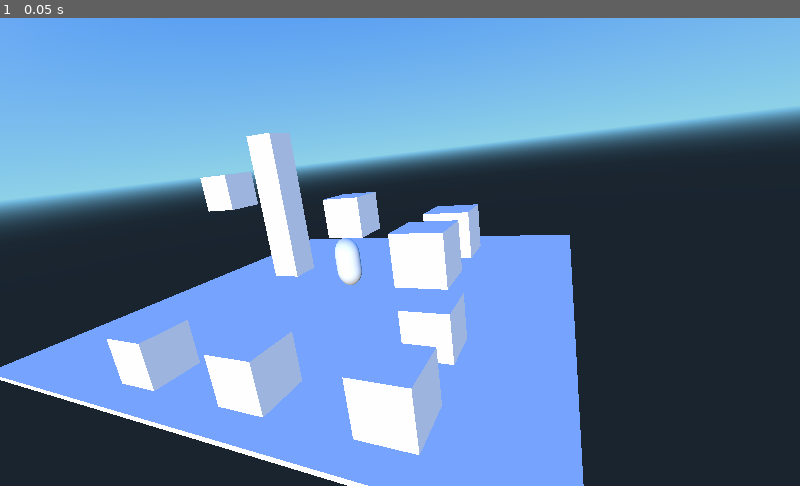
Above: before the commit, frame 1.
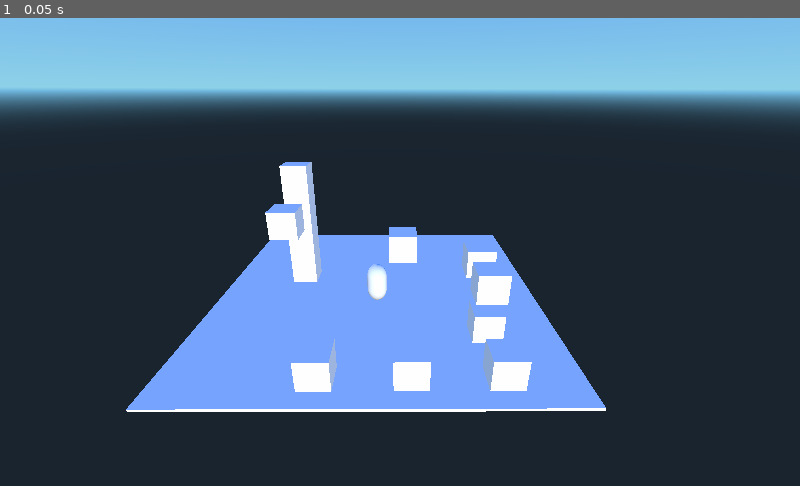
Above: after the commit, the same moment.

Repository: YakandaStudios/Cubio
Game: Godot game, scene res://Cubio_GameKef.tscn
Two runs of this game, one before a commit and one after it. Both use one fixed random seed, a clock stepped at 60 frames per second and the inputs below.
Inputs:
- Up to frame 1 (0.05 s): no input

The runs differ from the first frame. In frame 1, 45% of the frame differs, in the area x 0-100%, y 0-100%.

Commit message:
FSM, and structure of code of Behaviour

Diff:
--- a/Cubio_GameKef.tscn
+++ b/Cubio_GameKef.tscn
@@ -1,4 +1,6 @@
-[gd_scene load_steps=7 format=2]
+[gd_scene load_steps=8 format=2]
+
+[ext_resource path="res://Player/player.gd" type="Script" id=1]
 
 [sub_resource type="BoxShape" id=1]
 
@@ -389,13 +391,17 @@
 [node name="KinematicBody" type="KinematicBody" parent="."]
 
 editor/display_folded = true
-transform = Transform( 1.5, 0, 0, 0, -6.55671e-08, -2, 0, 1.5, -8.74228e-08, 0, 3.42604, 0 )
+transform = Transform( 1.5, 0, 0, 0, -6.55671e-08, -2, 0, 1.5, -8.74228e-08, -3.31081, 3.42604, 0 )
 input_ray_pickable = true
 input_capture_on_drag = false
 collision_layer = 1
 collision_mask = 1
 collision/safe_margin = 0.001
+script = ExtResource( 1 )
 _sections_unfolded = [ "Transform", "Visibility" ]
+speed = 0.2
+gravity = -2
+jump_speed = 0.5
 
 [node name="CollisionShape" type="CollisionShape" parent="KinematicBody"]
 
@@ -420,7 +426,7 @@
 
 [node name="Camera" type="Camera" parent="."]
 
-transform = Transform( 0.391709, 0.280036, -0.876438, -0.114265, 0.959989, 0.255664, 0.912966, 2.15747e-08, 0.408035, -36.7717, 15.3766, 24.2058 )
+transform = Transform( -0.00575293, 0.403763, -0.914846, 0.00253898, 0.914863, 0.403755, 0.99998, 0, -0.00628829, -53.3999, 30.5953, 3.18795 )
 projection = 0
 fov = 65.0
 near = 0.1
@@ -432,6 +438,7 @@
 h_offset = 0.0
 v_offset = 0.0
 doppler/tracking = 0
+_sections_unfolded = [ "Transform" ]
 
 [node name="DirectionalLight" type="DirectionalLight" parent="."]
 
--- /dev/null
+++ b/DoubleJumpState.gd
@@ -0,0 +1,10 @@
+extends "StateBase.gd"
+
+func _init():
+	pass
+
+func _process(delta):
+	pass
+
+func exit():
+	pass
--- /dev/null
+++ b/IdleState.gd
@@ -0,0 +1,10 @@
+extends "StateBase.gd"
+
+func _init():
+	pass
+
+func _process(delta):
+	pass
+
+func exit():
+	pass
--- /dev/null
+++ b/JumpState.gd
@@ -0,0 +1,10 @@
+extends "StateBase.gd"
+
+func _init():
+	pass
+
+func _process(delta):
+	pass
+
+func exit():
+	pass
--- /dev/null
+++ b/MovingState.gd
@@ -0,0 +1,10 @@
+extends "StateBase.gd"
+
+func _init():
+	pass
+
+func _process(delta):
+	pass
+
+func exit():
+	pass
--- /dev/null
+++ b/Player/player.gd
@@ -0,0 +1,77 @@
+#Copyright (c) 2017 Yakanda Studios | Mantra: Going to next level
+
+#Permission is hereby granted, free of charge, to any person obtaining a copy
+#of this software and associated documentation files (the "Software"), to deal
+#in the Software without restriction, including without limitation the rights
+#to use, copy, modify, merge, publish, distribute, sublicense, and/or sell
+#copies of the Software, and to permit persons to whom the Software is
+#furnished to do so, subject to the following conditions:
+#
+#The above copyright notice and this permission notice shall be included in all
+#copies or substantial portions of the Software.
+#
+#THE SOFTWARE IS PROVIDED "AS IS", WITHOUT WARRANTY OF ANY KIND, EXPRESS OR
+#IMPLIED, INCLUDING BUT NOT LIMITED TO THE WARRANTIES OF MERCHANTABILITY,
+#FITNESS FOR A PARTICULAR PURPOSE AND NONINFRINGEMENT. IN NO EVENT SHALL THE
+#AUTHORS OR COPYRIGHT HOLDERS BE LIABLE FOR ANY CLAIM, DAMAGES OR OTHER
+#LIABILITY, WHETHER IN AN ACTION OF CONTRACT, TORT OR OTHERWISE, ARISING FROM,
+#OUT OF OR IN CONNECTION WITH THE SOFTWARE OR THE USE OR OTHER DEALINGS IN THE
+#SOFTWARE.
+extends KinematicBody
+
+export(float) var speed = 0.2
+export(float) var gravity = -2
+export(float) var jump_speed = 0.5
+var dir = Vector3()
+
+func _ready():
+	set_process(true)
+
+#Set free the character object and pause the game
+func die():
+	queue_free()
+	get_tree().set_pause(true)
+
+func move_front():
+	#dir.z = horizontal_speed
+	#	move(dir)
+	pass
+
+func move_back():
+		#dir.z = horizontal_speed
+	#	move(dir)
+	pass
+
+func turn_right():
+		#dir.z = horizontal_speed
+	#	move(dir)
+	pass
+
+func turn_left():
+		#dir.z = horizontal_speed
+	#	move(dir)
+	pass
+
+func jump():
+		#dir.z = horizontal_speed
+	#	move(dir)
+	pass
+
+#It has the functionality about the gravitiy and movement of the character
+func _process(delta):
+#	dir.y += delta*gravity
+
+	if Input.is_action_just_pressed("ui_up"):
+		move_front()
+
+	if Input.is_action_just_pressed("ui_down"):
+		move_back()
+
+	if Input.is_action_just_pressed("ui_right"):
+		turn_right()
+
+	if Input.is_action_just_pressed("ui_left"):
+		turn_left()
+
+	if Input.is_action_just_pressed("ui_jump"):
+		jump()
--- /dev/null
+++ b/StateBase.gd
@@ -0,0 +1,18 @@
+extends Node
+
+func _init():
+	pass
+
+func _process(delta):
+	pass
+
+func handleInput(player, input) {
+    if (input == RELEASE_DOWN)
+    {
+      // Change to standing state...
+      heroine.setGraphics(IMAGE_STAND);
+    }
+  }
+
+func exit():
+	pass
--- /dev/null
+++ b/StateMachine.gd
@@ -0,0 +1,27 @@
+extends Node
+
+enum state_{
+	STATE_STANDING,
+	STATE_JUMPING,
+	STATE_DOUBLEJUMP,
+	STATE_TURNING,
+	STATE_MOVING,
+}
+
+#handleStates
+export(NodePath) var character_target = null
+
+func _process(delta):
+	if(state_)
+
+pass
+
+func handleInput(Input input)
+{
+  HeroineState* state = state_->handleInput(*this, input);
+  if (state != NULL)
+  {
+    delete state_;
+    state_ = state;
+  }
+}
--- /dev/null
+++ b/TurningState.gd
@@ -0,0 +1,10 @@
+extends "StateBase.gd"
+
+func _init():
+	pass
+
+func _process(delta):
+	pass
+
+func exit():
+	pass
--- a/main.gd
+++ b/main.gd
@@ -4,10 +4,8 @@
 	STATE_STANDING,
 	STATE_JUMPING,
 	STATE_DOUBLEJUMP,
-	STATE_TURNLEFT,
-	STATE_TURNRIGHT,
-	STATE_MOVEFRONT,
-	STATE_MOVEBACK,
+	STATE_TURNING,
+	STATE_MOVING,
 }
 #state.STATE_STANDING
 
--- a/project.godot
+++ b/project.godot
@@ -14,6 +14,11 @@
 run/main_scene="res://Cubio_GameKef.tscn"
 config/icon="res://icon.png"
 
+[input]
+
+ui_jump=[ Object(InputEventKey,"resource_local_to_scene":false,"resource_name":"","device":0,"alt":false,"shift":false,"control":false,"meta":false,"command":false,"pressed":false,"scancode":32,"unicode":0,"echo":false,"script":null)
+ ]
+
 [rendering]
 
 environment/default_environment="res://default_env.tres"
Not shown, added: p_20170817_105731_vhdr_auto.jpg
